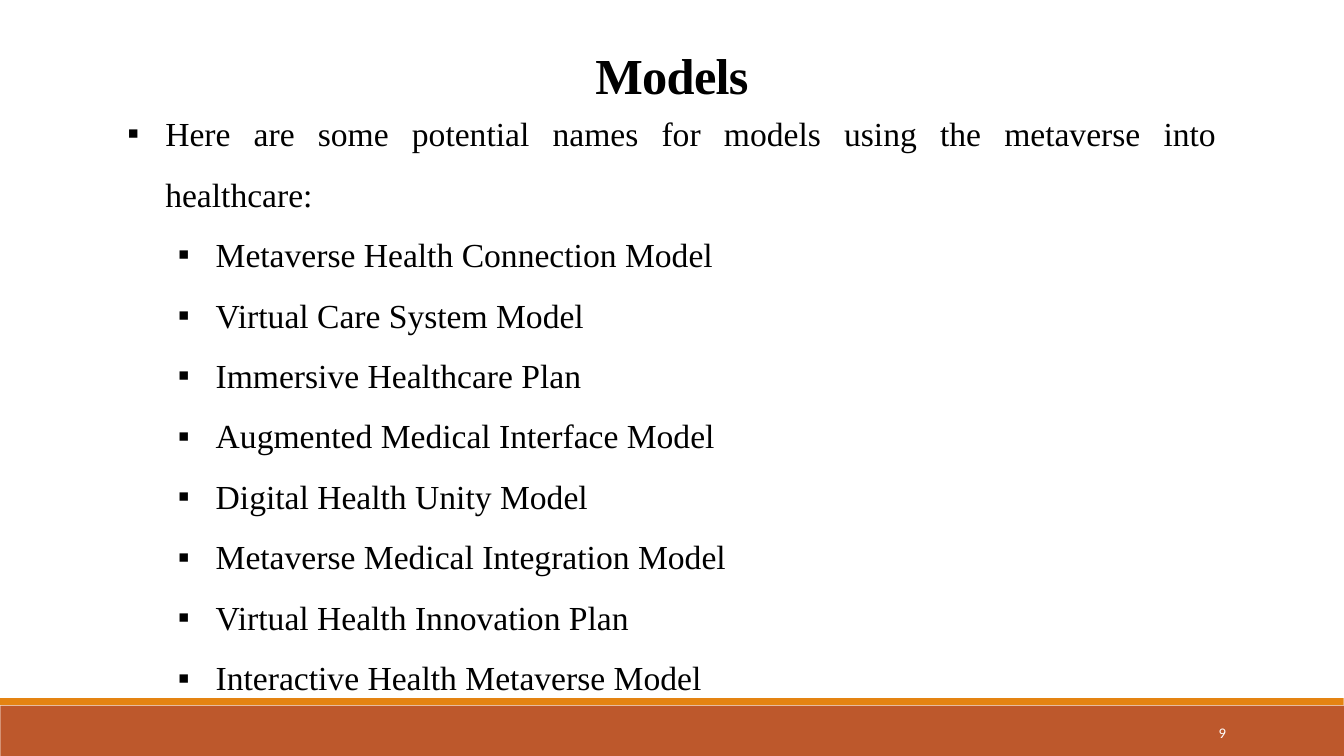
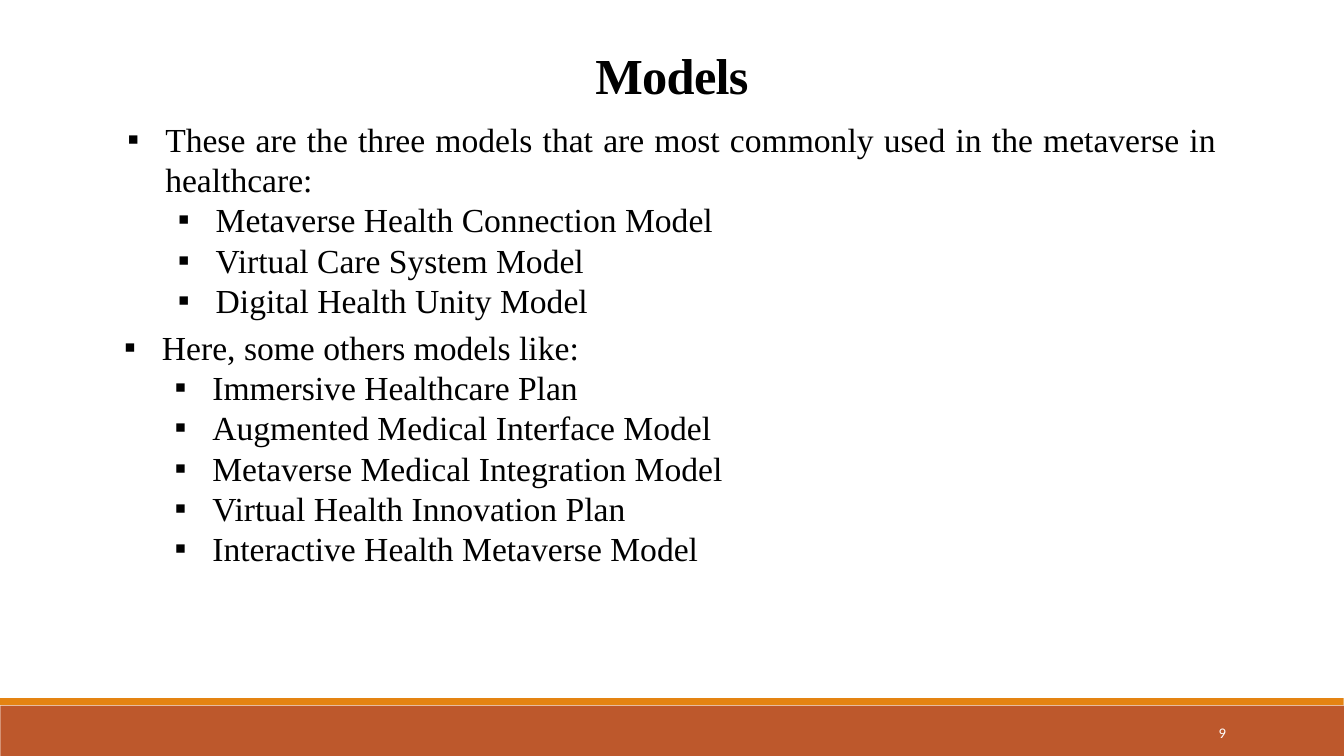
Before and after one commit to Devjethva1111/Metaverse-in-Healthcare, a slide deck: slide 9 of Seminar PPT/23MDS003 - Seminar.pptx. Drawn at 1344x756 pixels with LibreOffice and Linux fonts; fonts in the diff are those of the drawing. Boxes give left, top, right and bottom in pixels: in the first picture for what was removed or moved away, otherwise in the second. Text is boxed around its words. In the diff, an @@ line names an element or a change of style, - is before the commit and + after.

```diff
--- a/Seminar PPT/23MDS003 - Seminar.pptx
+++ b/Seminar PPT/23MDS003 - Seminar.pptx
@@ text at box(165, 128, 1215, 193): text changed @@
-▪ Here are some potential names for models using the metaverse into healthcare:
+▪ These are the three models that are most commonly used in the metaverse in healthcare:
@@ text at box(216, 208, 713, 320): line spacing 1.5 to 1 @@
@@ text added at box(162, 336, 723, 562), 24 pt, text #000000 @@
+▪ Here, some others models like:
+  ▪ Immersive Healthcare Plan
+  ▪ Augmented Medical Interface Model
+  ▪ Metaverse Medical Integration Model
+  ▪ Virtual Health Innovation Plan
+  ▪ Interactive Health Metaverse Model
@@ text at box(216, 364, 715, 455): paragraphs removed @@
-  ▪ Immersive Healthcare Plan
-  ▪ Augmented Medical Interface Model
@@ text at box(216, 545, 726, 691): paragraphs removed @@
-  ▪ Metaverse Medical Integration Model
-  ▪ Virtual Health Innovation Plan
-  ▪ Interactive Health Metaverse Model
```
Also in this commit, not shown: 13 other slides changed, 1 slide added, 2 other files.
